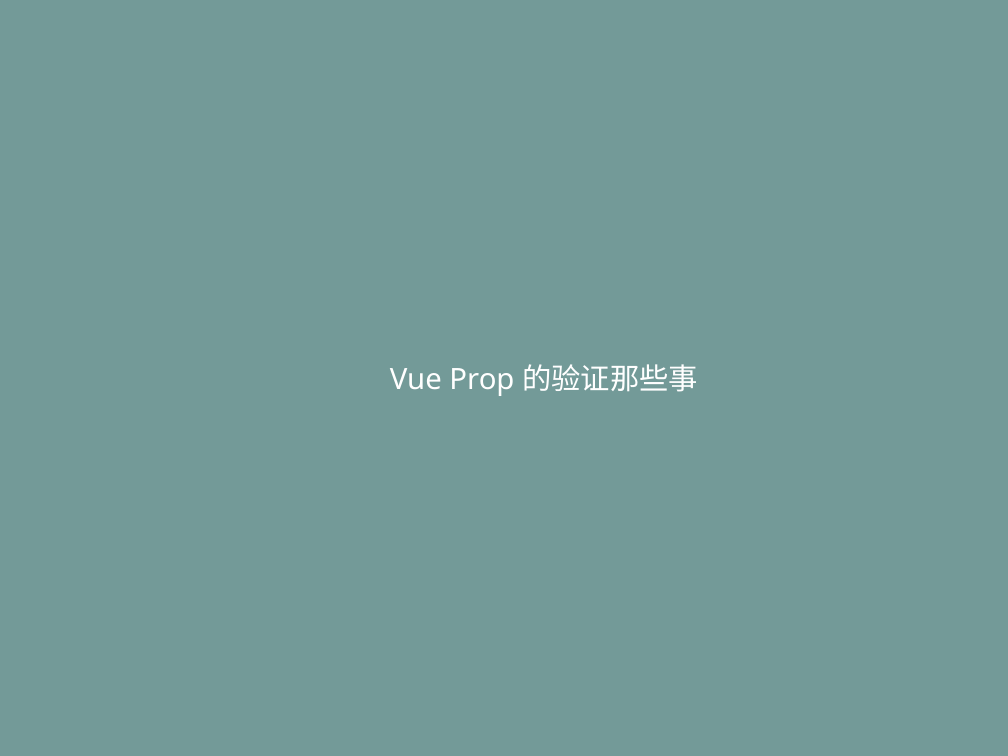
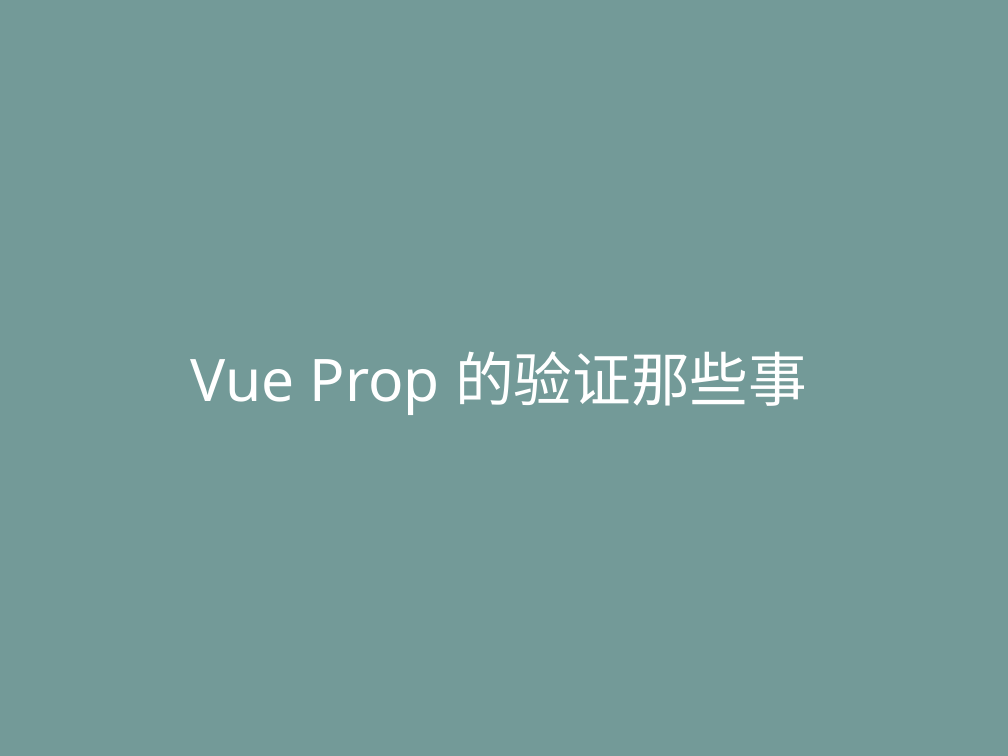
Before and after one commit to life0727/blog, a slide deck: slide 11 of ppt/typescript（三）.pptx (slide 4 before the commit). Drawn at 1008x756 pixels with LibreOffice and Linux fonts; fonts in the diff are those of the drawing. Boxes give left, top, right and bottom in pixels: in the first picture for what was removed or moved away, otherwise in the second. Text is boxed around its words. In the diff, an @@ line names an element or a change of style, - is before the commit and + after.

```diff
--- a/ppt/typescript（三）.pptx
+++ b/ppt/typescript（三）.pptx
@@ text "Vue Prop 的验证那些事": place and size @@
-text "Vue Prop 的验证那些事" at [390,364,698,396]
+text "Vue Prop 的验证那些事" at [191,351,807,415]
@@ text "Vue Prop 的验证那些事" at [191,351,807,415]: size 33 to 66 pt @@
```
Also in this commit, not shown: 3 other slides changed, 7 slides added.
